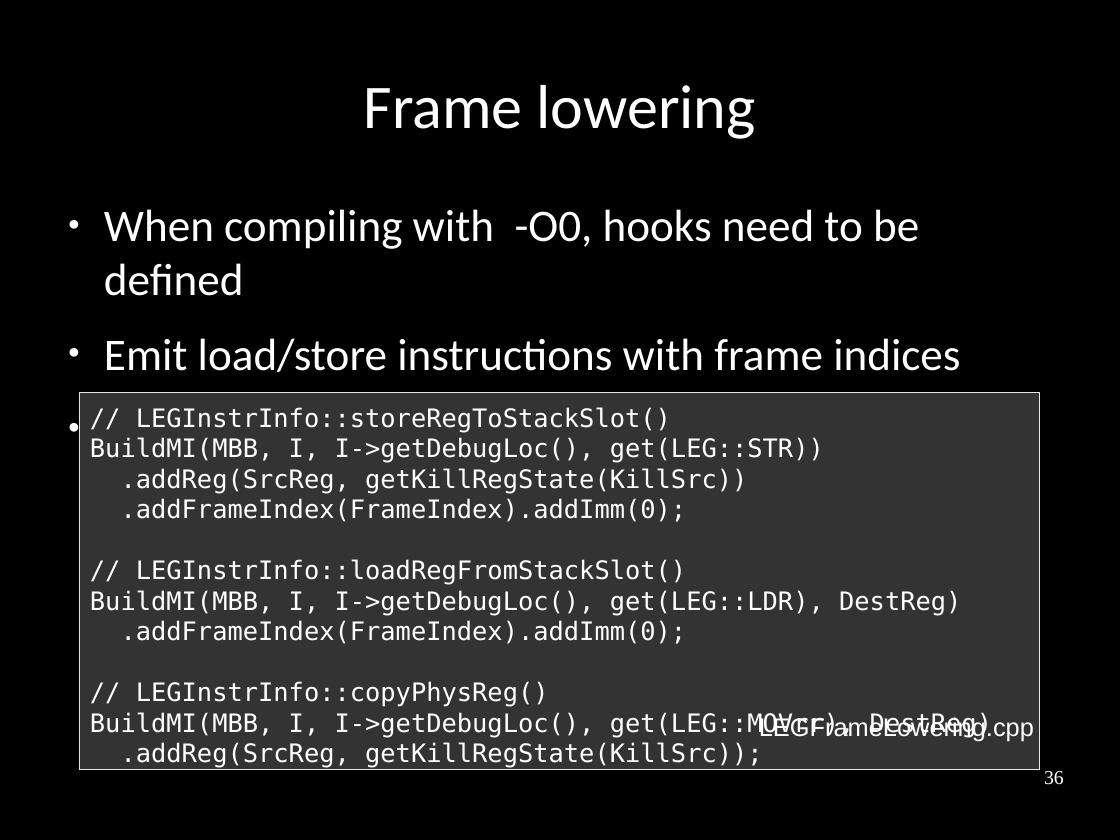
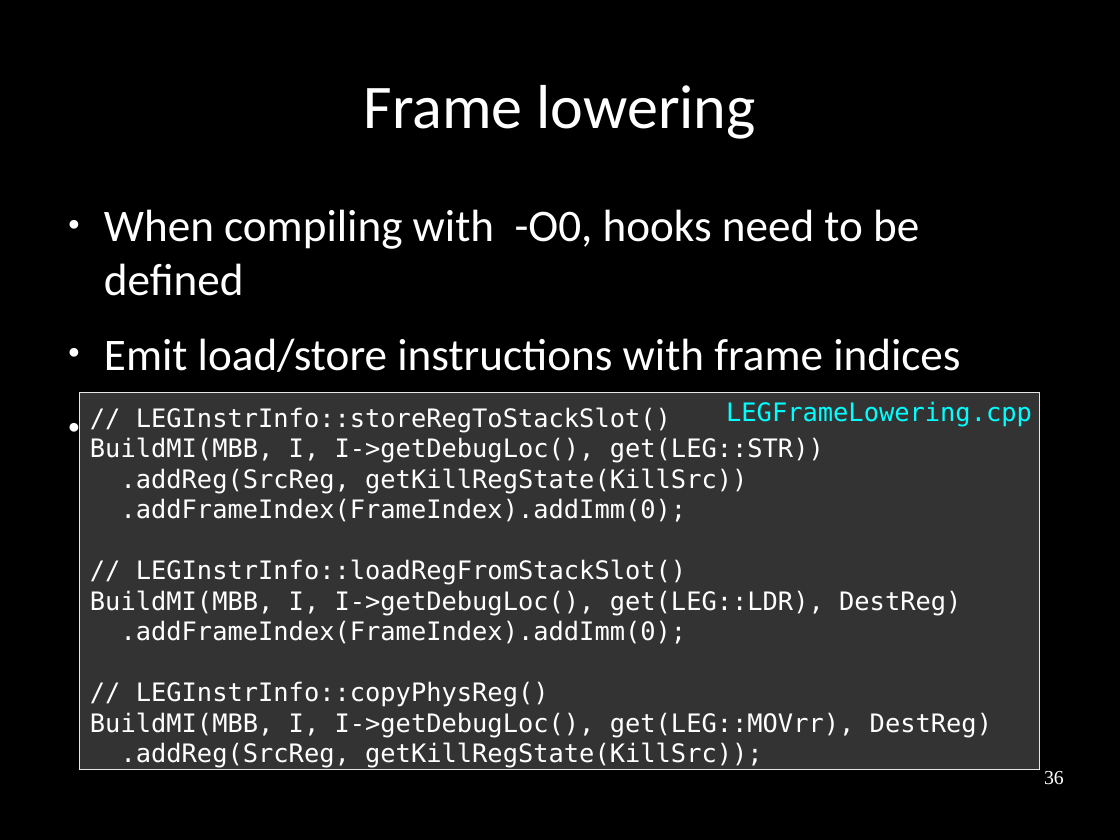
Before and after one commit to frasercrmck/llvm-leg, a slide deck: slide 36 of docs/Codeplay/Slides.odp. Drawn at 1120x840 pixels with LibreOffice and Linux fonts; fonts in the diff are those of the drawing. Boxes give left, top, right and bottom in pixels: in the first picture for what was removed or moved away, otherwise in the second. Text is boxed around its words. In the diff, an @@ line names an element or a change of style, - is before the commit and + after.

Commit message:
Fixing code text box / file name layout.

```diff
--- a/docs/Codeplay/Slides.odp
+++ b/docs/Codeplay/Slides.odp
@@ text "LEGFrameLowering.cpp": place and size @@
-text "LEGFrameLowering.cpp" at (759, 716, 1034, 742)
+text "LEGFrameLowering.cpp" at (726, 401, 1032, 427)
@@ text "LEGFrameLowering.cpp" at (726, 401, 1032, 427): font Arial to DejaVu Sans Mono, text colour #FFFFFF to #00FFFF @@
```
Also in this commit, not shown: 16 other slides changed.
